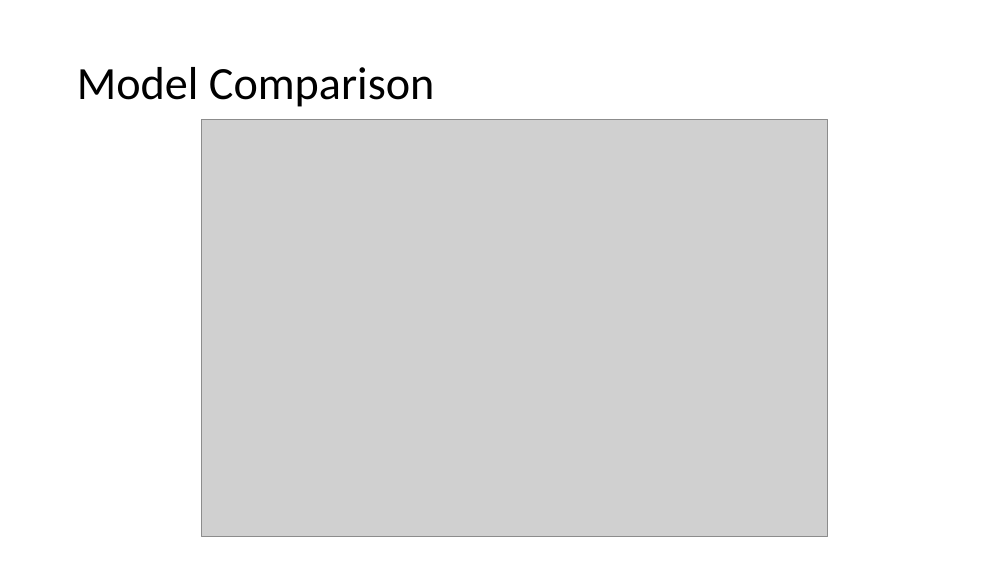
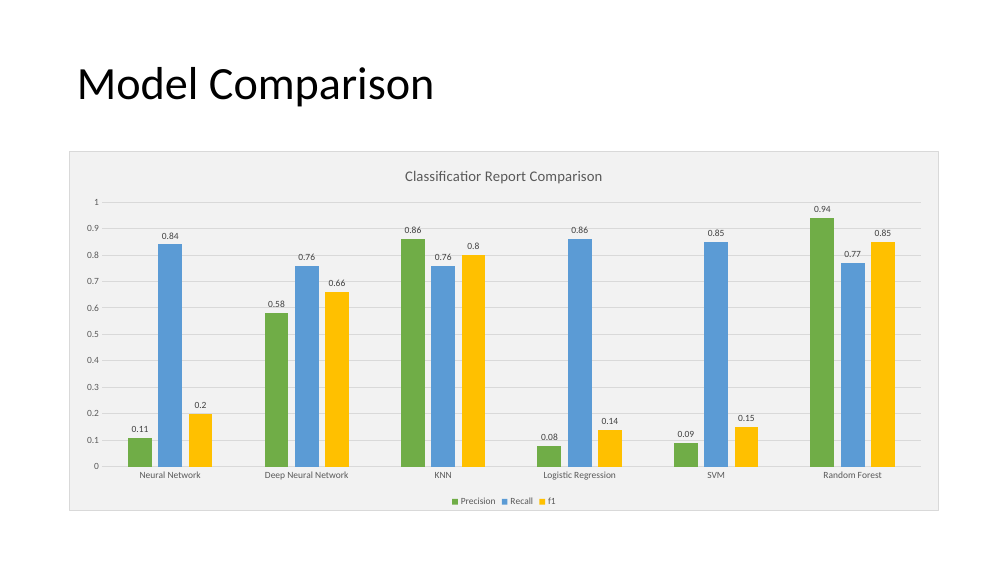
Before and after one commit to allidoiswen/GhostMode, a slide deck: slide 12 of Credit_Card_Fraud_Presentation.pptx (slide 13 before the commit). Drawn at 1008x567 pixels with LibreOffice and Linux fonts; fonts in the diff are those of the drawing; grey boxes stand for pictures; background and template pictures are left out. Boxes give left, top, right and bottom in pixels: in the first picture for what was removed or moved away, otherwise in the second. Text is boxed around its words. In the diff, an @@ line names an element or a change of style, - is before the commit and + after.

Commit message:
Final Presentation

```diff
--- a/Credit_Card_Fraud_Presentation.pptx
+++ b/Credit_Card_Fraud_Presentation.pptx
@@ picture removed at [202, 119, 828, 537] @@
@@ column chart added at [70, 151, 939, 511] @@
+title "Classificatior Report Comparison "
+categories: Neural Network, Deep Neural Network, KNN, Logistic Regression, SVM, Random Forest
+Precision: 0.11, 0.58, 0.86, 0.08, 0.09, 0.94
+Recall: 0.84, 0.76, 0.76, 0.86, 0.85, 0.77
+f1: 0.2, 0.66, 0.8, 0.14, 0.15, 0.85
```
Also in this commit, not shown: 7 other slides changed, 2 slides added, 4 slides removed.
